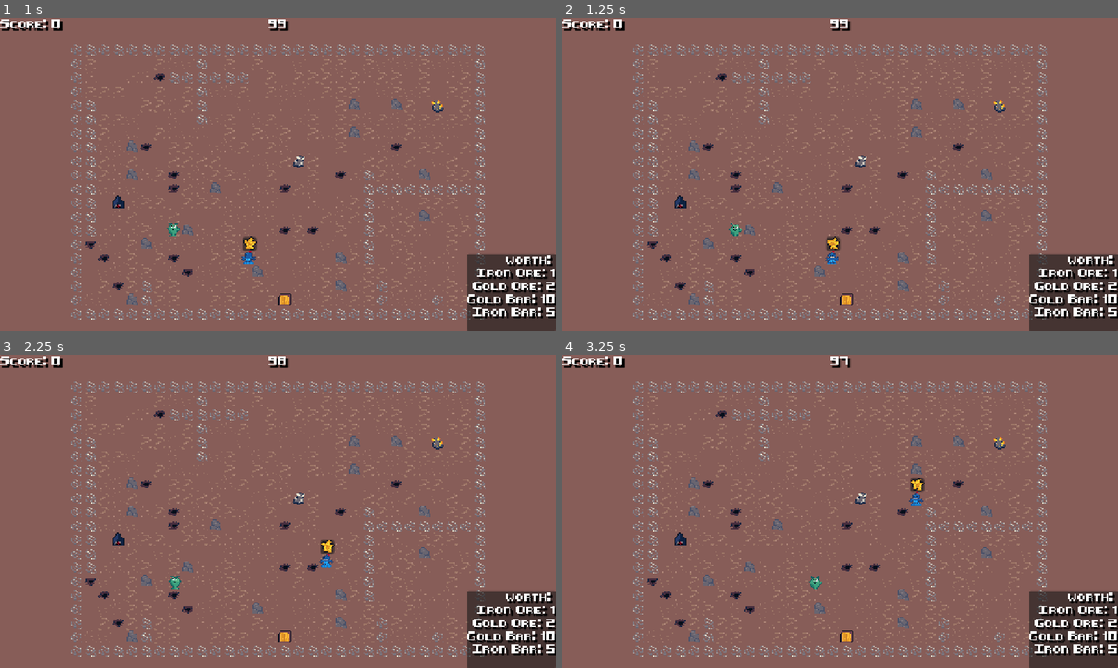
Above: before the commit, frames 1-4 (two rows, left to right).
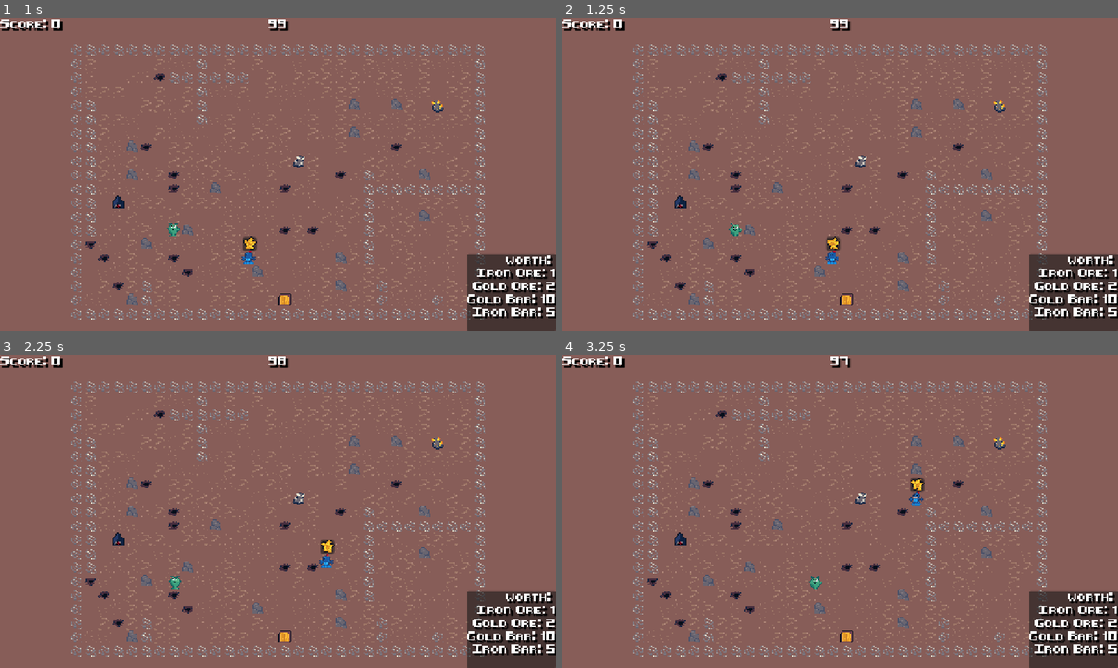
Above: after the commit, the same moments.

Repository: GameAISchool2026members/GloopGloopDelivery
Game: Godot game, scene res://menu/menu.tscn
The game is run twice, just before and just after one commit, with the same random seed, the same clock (stepped at 60 frames per second) and the same inputs.
Inputs (mouse positions are in pixels of both pictures, inside the frame that each line leads up to):
- Up to frame 1 (1 s): click "> ENTER THE UNIVERSE <" at 0.5 s
- Up to frame 2 (1.25 s): no input
- Up to frame 3 (2.25 s): move the mouse to (400, 495) at 1.27 s; hold D (right) 1.28-2.03 s; tap Space (interact) at 1.35, 2.1 s; click (400, 495) at 1.42 s; move the mouse to (166, 527) at 2.02 s; hold S (down) from 2.03 s (still down)
- Up to frame 4 (3.25 s): move the mouse to (895, 442) at 2.77 s; release S (down) at 2.78 s; hold D (right) from 2.78 s (still down); tap Space (interact) at 2.85 s

Frame 1 is identical in both runs. In frame 2, less than 0.1% of the frame differs, in the area x 47-50%, y 74-79%; in frame 3, less than 0.1%; in frame 4, less than 0.1%, in the area x 62-65%, y 43-49%.

Commit message:
Added frown particle spawner

Diff:
--- a/players/robot/robot_player.tscn
+++ b/players/robot/robot_player.tscn
@@ -4,6 +4,7 @@
 [ext_resource type="PackedScene" uid="uid://dt2lp7yqcv0wo" path="res://players/robot/policy_predictor.tscn" id="2_53jri"]
 [ext_resource type="Texture2D" uid="uid://bpvjos7c7iwtw" path="res://players/robot/robot.png" id="3_gcp5k"]
 [ext_resource type="Texture2D" uid="uid://d22mwy3mcvvf6" path="res://items/gold_ore/gold_ore.png" id="4_xxa81"]
+[ext_resource type="Texture2D" uid="uid://f8hd465vb1kv" path="res://players/robot/frown.png" id="5_y050i"]
 
 [sub_resource type="AtlasTexture" id="AtlasTexture_xxa81"]
 atlas = ExtResource("3_gcp5k")
@@ -43,7 +44,7 @@
 [node name="Sprite2D" type="AnimatedSprite2D" parent="." unique_id=1942225351]
 sprite_frames = SubResource("SpriteFrames_nvhv3")
 autoplay = "default"
-frame_progress = 0.3976477
+frame_progress = 0.7742825
 
 [node name="CollisionShape2D" type="CollisionShape2D" parent="." unique_id=79676028]
 shape = SubResource("RectangleShape2D_p7nr7")
@@ -71,3 +72,18 @@
 texture = ExtResource("4_xxa81")
 expand_mode = 1
 stretch_mode = 2
+
+[node name="Particles" type="CPUParticles2D" parent="." unique_id=916823859]
+emitting = false
+amount = 4
+texture = ExtResource("5_y050i")
+lifetime = 0.5
+one_shot = true
+speed_scale = 0.5
+emission_shape = 2
+emission_sphere_radius = 10.0
+direction = Vector2(0, -1)
+spread = 0.0
+gravity = Vector2(0, 0)
+initial_velocity_min = 10.0
+initial_velocity_max = 20.0
Binary file added: players/robot/frown.png
Not shown, added: players/robot/frown.png.import
